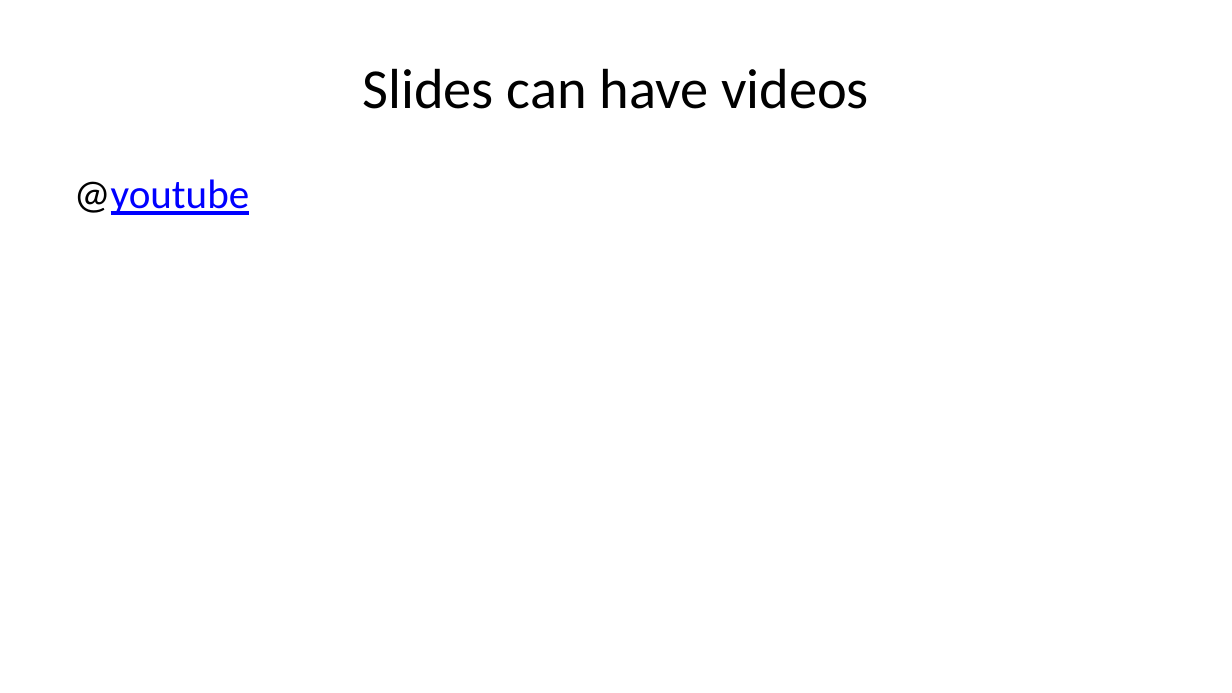
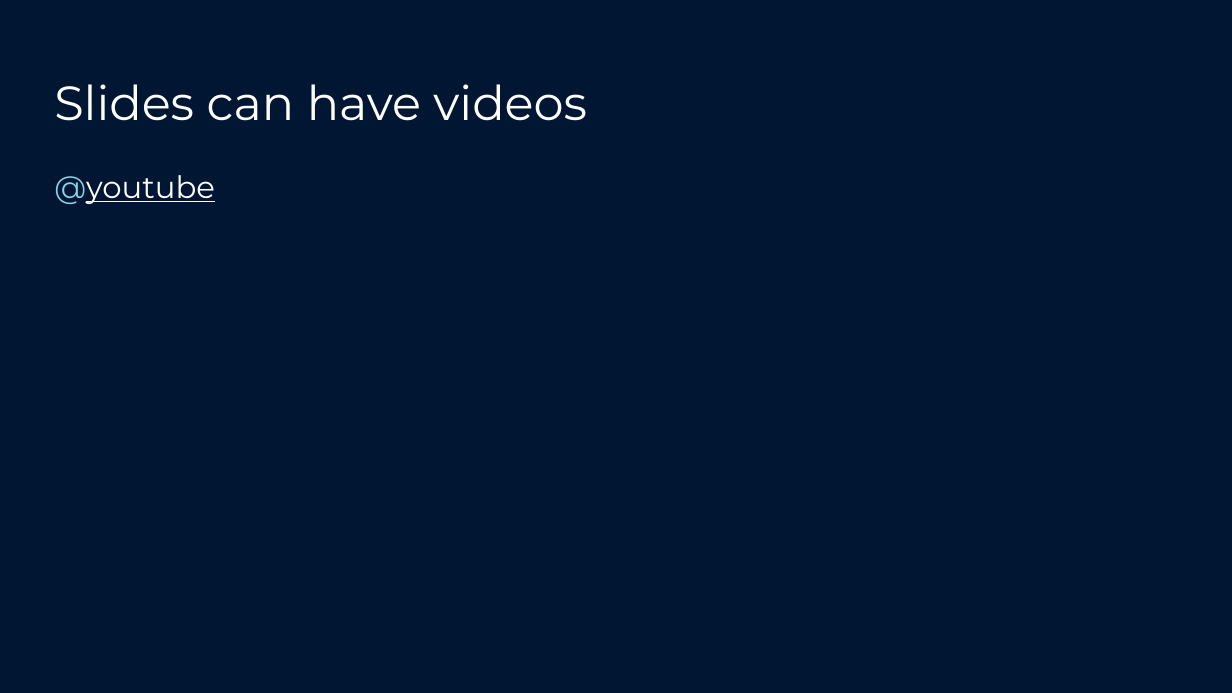
Before and after one commit to warith-harchaoui/md2star, a slide deck: slide 14 of assets/pptx/example.pptx. Drawn at 1232x693 pixels with LibreOffice and Linux fonts; fonts in the diff are those of the drawing. Boxes give left, top, right and bottom in pixels: in the first picture for what was removed or moved away, otherwise in the second. Text is boxed around its words. In the diff, an @@ line names an element or a change of style, - is before the commit and + after.

Commit message:
feat(template): land the branded PPTX with pandoc-compatible layout names
Replaces the lean Pandoc-baseline PPTX from d3ed89a with the
maintainer's branded reference doc. Same fix shape as 1174768 for
the DOCX: start from a Pandoc-clean baseline, brand it by hand,
ship.

Key wins over the previous bundled template:
- 69 KB on disk (vs the 1.x 16 MB template — factor 230×)
- Zero pandoc warnings on conversion: layout names match the
  canonical "Title Slide" / "Section Header" / "Title and Content"
  / "Two Content" / "Comparison" / "Content with Caption" /
  "Blank" / "Title Only" / "Picture with Caption" set that
  pandoc looks up by name.
- Five additional custom layouts available for users via the
  `{layout="..."}` attribute: "Panoramic Picture with Caption",
  "Quote with Caption", "Name Card", "Title and Vertical Text",
  "Vertical Title and Text".
- Tables render correctly in grid via soffice (verified locally),
  closing the same render bug class the docx rebuild closed.

Regenerated `assets/docx/*.docx` + `assets/pptx/example.pptx` from
the new template so the committed sample outputs reflect the
shipped branding.

```diff
--- a/assets/pptx/example.pptx
+++ b/assets/pptx/example.pptx
@@ background #FFFFFF to #001633 @@
@@ title "Slides can have videos": place and size @@
-title "Slides can have videos" at box(362, 68, 869, 109)
+title "Slides can have videos" at box(54, 84, 587, 121)
@@ title "Slides can have videos" at box(54, 84, 587, 121): size 33 to 28 pt, font Calibri to Montserrat, text colour #000000 to #FFFFFF; alignment centre to left; vertical alignment middle to top @@
@@ text "@youtube": place and size @@
-text "@youtube" at box(74, 179, 249, 215)
+text "@youtube" at box(54, 175, 215, 204)
@@ text "@youtube" at box(54, 175, 215, 204): size 24 to 18 pt, font Calibri to Montserrat; text colour #000000 to #85D5E6, text colour #0000FF to #FFFFFF in "@youtube"; less space between paragraphs @@
```
Also in this commit, not shown: 27 other slides changed, 6 other files.
